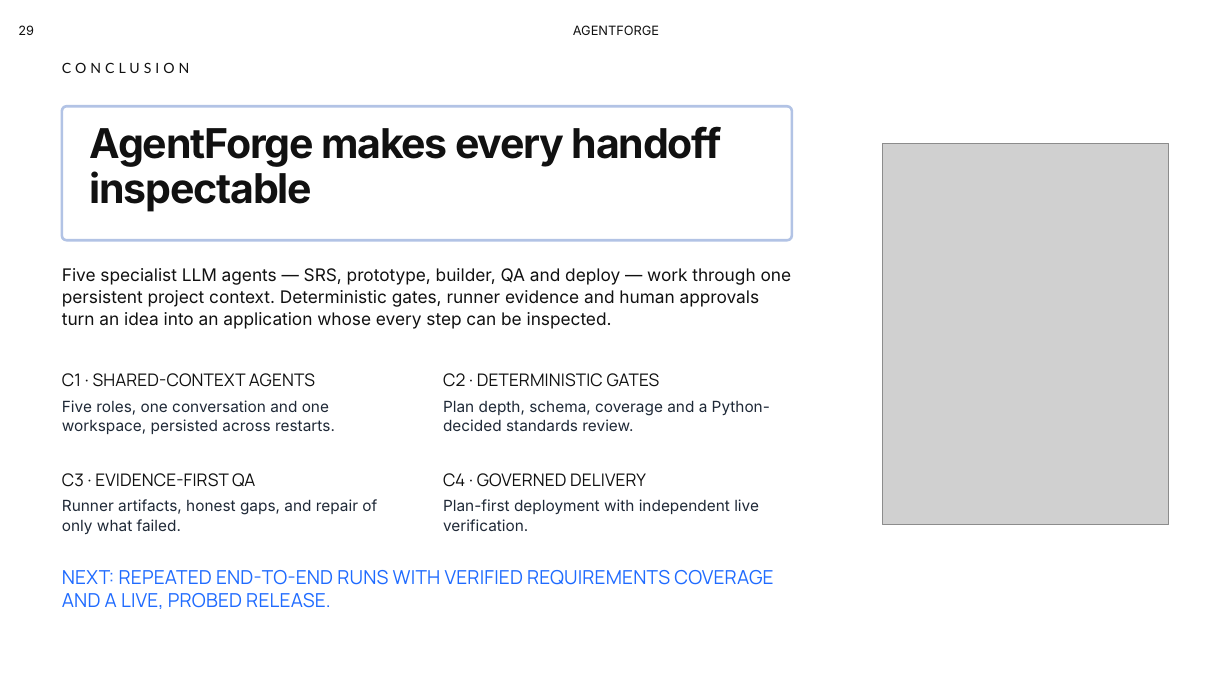
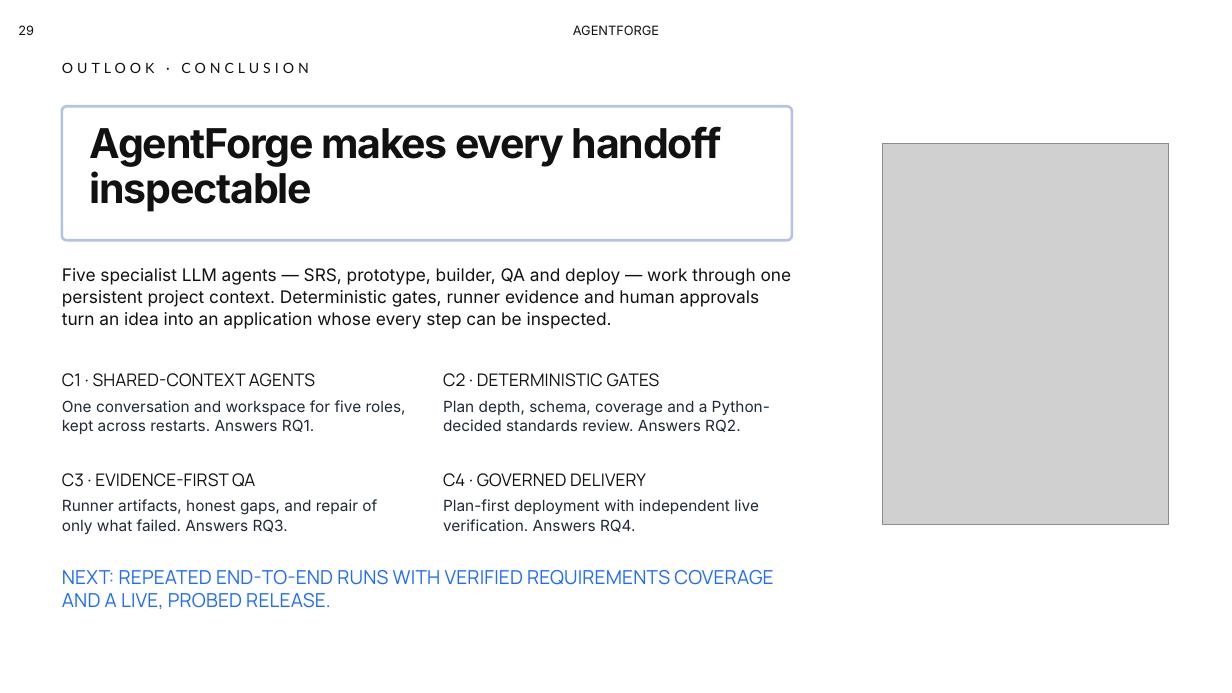
Before and after one commit to Ravindu200232/agentforge-studio, a slide deck: slide 29 of docs/presentation/AgentForge-PP2.pptx. Drawn at 1232x693 pixels with LibreOffice and Linux fonts; fonts in the diff are those of the drawing; grey boxes stand for pictures; background and template pictures are left out. Boxes give left, top, right and bottom in pixels: in the first picture for what was removed or moved away, otherwise in the second. Text is boxed around its words. In the diff, an @@ line names an element or a change of style, - is before the commit and + after.

```diff
--- a/docs/presentation/AgentForge-PP2.pptx
+++ b/docs/presentation/AgentForge-PP2.pptx
@@ text at (62,62,309,73): text changed @@
-CONCLUSION
+OUTLOOK · CONCLUSION
@@ text at (62,400,406,434): text changed @@
-Five roles, one conversation and one workspace, persisted across restarts.
+One conversation and workspace for five roles, kept across restarts. Answers RQ1.
@@ text at (443,400,770,432): text changed @@
-Plan depth, schema, coverage and a Python-decided standards review.
+Plan depth, schema, coverage and a Python-decided standards review. Answers RQ2.
@@ text at (62,499,377,534): text changed @@
-Runner artifacts, honest gaps, and repair of only what failed.
+Runner artifacts, honest gaps, and repair of only what failed. Answers RQ3.
@@ text at (443,499,759,532): text changed @@
-Plan-first deployment with independent live verification.
+Plan-first deployment with independent live verification. Answers RQ4.
```
Also in this commit, not shown: 17 other slides changed.
